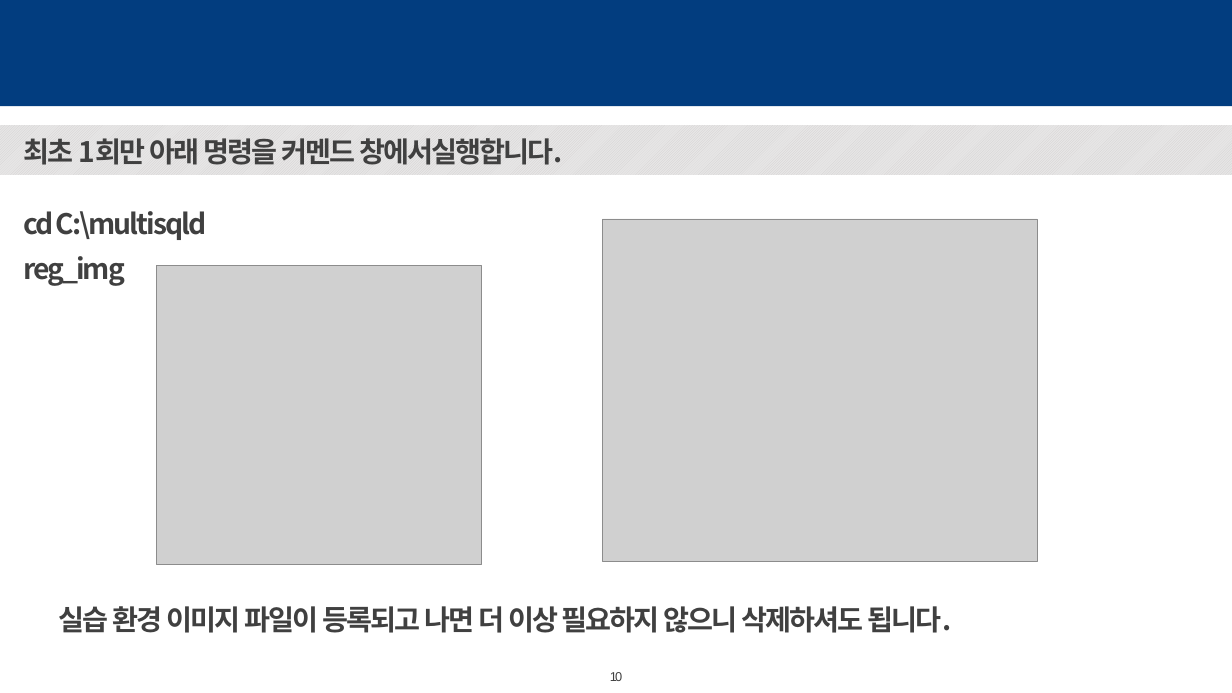
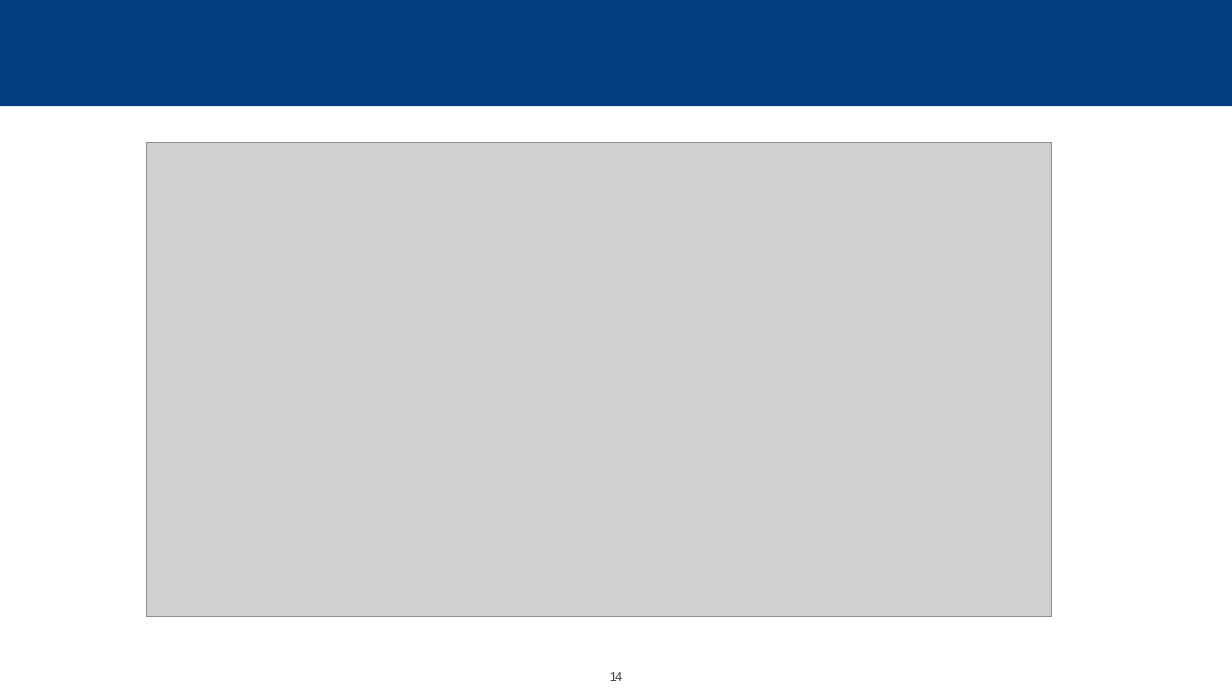
Before and after one commit to sunkusun9/SQLD_2508, a slide deck: slide 14 of SQLD 실습 환경 구축.pptx (slide 10 before the commit). Drawn at 1232x693 pixels with LibreOffice and Linux fonts; fonts in the diff are those of the drawing; grey boxes stand for pictures; background and template pictures are left out. Boxes give left, top, right and bottom in pixels: in the first picture for what was removed or moved away, otherwise in the second. Text is boxed around its words. In the diff, an @@ line names an element or a change of style, - is before the commit and + after.

```diff
--- a/SQLD 실습 환경 구축.pptx
+++ b/SQLD 실습 환경 구축.pptx
@@ rectangle removed at [0,126,1232,176] @@
@@ text removed at [23,138,562,165] @@
-최초 1회만 아래 명령을 커멘드 창에서실행합니다.
@@ picture added at [147,142,1052,616] @@
@@ text removed at [23,211,207,286] @@
-cd C:\multisqld
-reg_img
@@ picture removed at [603,219,1037,561] @@
@@ picture removed at [157,265,482,564] @@
@@ text removed at [59,606,952,633] @@
-실습 환경 이미지 파일이 등록되고 나면 더 이상 필요하지 않으니 삭제하셔도 됩니다.
@@ page number at [610,672,622,681]: text changed @@
-10
+14
```
Also in this commit, not shown: 4 other slides changed, 7 slides added, 2 slides removed, 3 other files.
